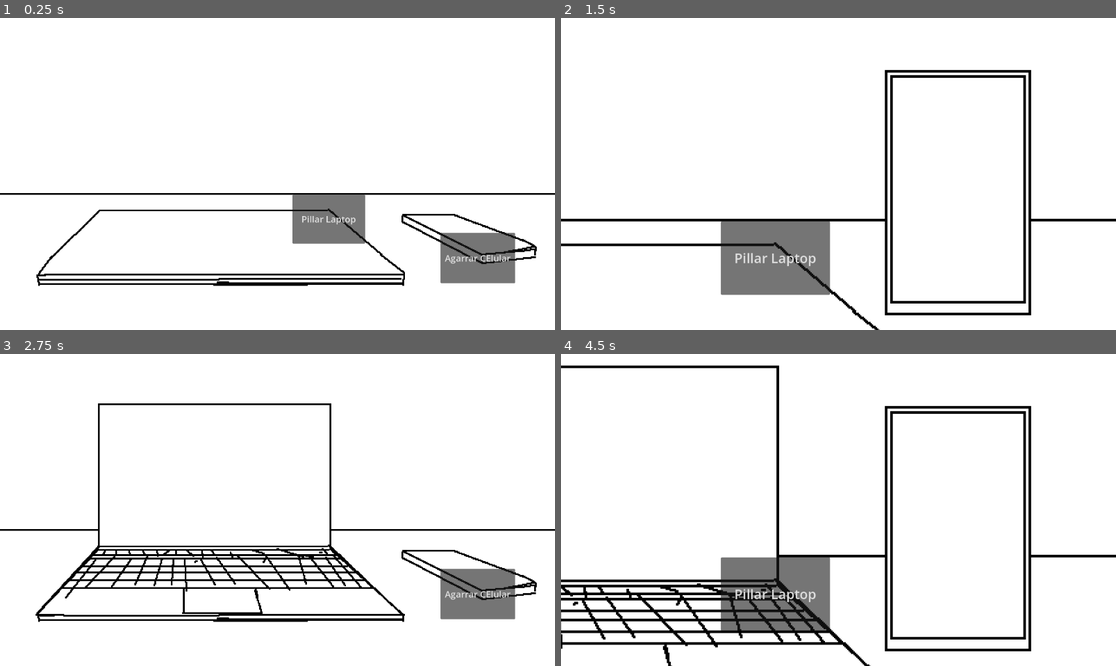
Above: before the commit, frames 1-4 (two rows, left to right).
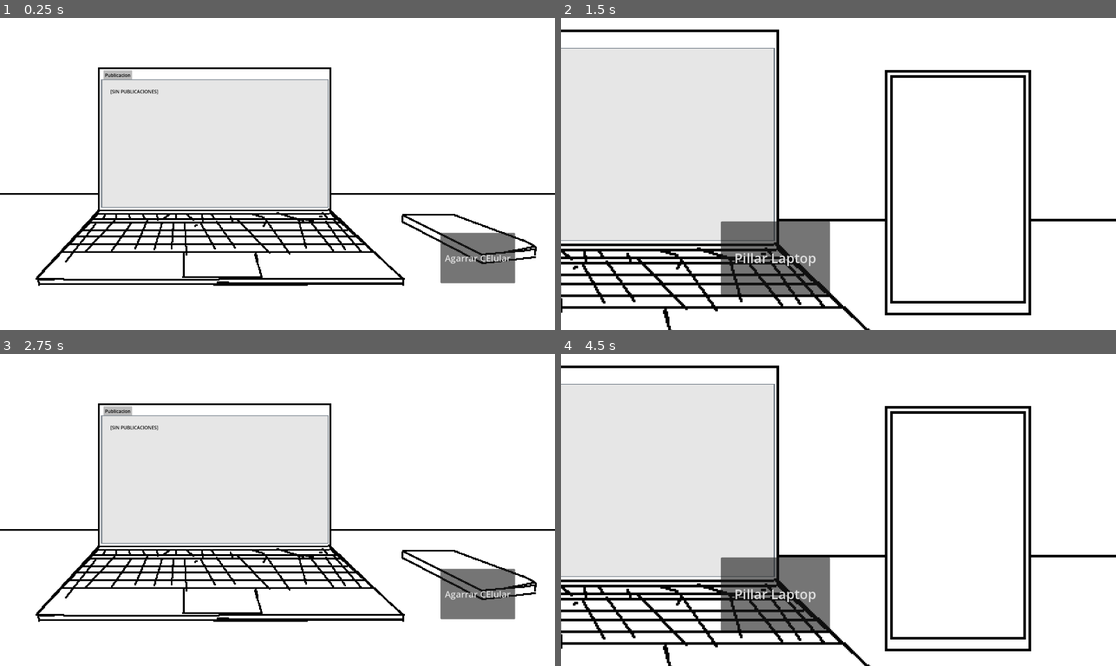
Above: after the commit, the same moments.

Repository: marcosnieto503-ui/JuegoFeriaGamer26-2Poo
Game: Godot game, scene res://Escenas/gameplay.tscn
Two runs of this game, one before a commit and one after it. Both use one fixed random seed, a clock stepped at 60 frames per second and the inputs below. The engine's default icon, where the game draws it, is replaced by a stand-in: a white triangle on a blue panel in a dark square.
Inputs (mouse positions are in pixels of both pictures, inside the frame that each line leads up to):
- Up to frame 1 (0.25 s): no input
- Up to frame 2 (1.5 s): click (888, 217) at 0.5 s, where only the run before the commit has a clickable "Pillar Laptop"; click "Agarrar CElular" at 1.25 s
- Up to frame 3 (2.75 s): click "Pillar Laptop" at 2 s
- Up to frame 4 (4.5 s): click "Agarrar CElular" at 2.75 s; click "Pillar Laptop" at 3.5 s; click "Agarrar CElular" at 4.25 s

The runs differ from the first frame. In frame 1, 23% of the frame differs, in the area x 6-73%, y 15-85%; in frame 2, 28%, in the area x 0-58%, y 3-100%; in frame 3, 17%; in frame 4, 23%.

Commit message:
Primer avance en procesamiento de publicacion aceptada

Diff:
--- a/Escenas/gameplay.tscn
+++ b/Escenas/gameplay.tscn
@@ -25,6 +25,23 @@
 "name": &"gameplay_anim",
 "speed": 2.0
 }]
+
+[sub_resource type="StyleBoxFlat" id="StyleBoxFlat_2slyb"]
+bg_color = Color(0.90186185, 0.90186185, 0.90186185, 1)
+border_width_left = 4
+border_width_top = 2
+border_width_right = 4
+border_width_bottom = 2
+border_color = Color(0.4706686, 0.5094141, 0.5482363, 1)
+
+[sub_resource type="StyleBoxFlat" id="StyleBoxFlat_cowoy"]
+content_margin_left = 5.0
+content_margin_right = 5.0
+bg_color = Color(0.7380309, 0.73803085, 0.7380308, 1)
+
+[sub_resource type="StyleBoxEmpty" id="StyleBoxEmpty_dbtjn"]
+content_margin_left = 28.0
+content_margin_top = 28.0
 
 [node name="Gameplay" type="Node2D" unique_id=1380733400]
 script = ExtResource("1_2slyb")
@@ -94,5 +111,24 @@
 theme_override_font_sizes/font_size = 31
 text = "Agarrar CElular"
 
+[node name="Pestañas" type="TabContainer" parent="Laptop" unique_id=1293557002]
+layout_mode = 0
+offset_left = 339.0
+offset_top = 177.0
+offset_right = 1126.0
+offset_bottom = 652.0
+theme_override_colors/font_selected_color = Color(0, 0, 0, 1)
+theme_override_styles/panel = SubResource("StyleBoxFlat_2slyb")
+theme_override_styles/tab_selected = SubResource("StyleBoxFlat_cowoy")
+current_tab = 0
+
+[node name="Publicacion" type="RichTextLabel" parent="Laptop/Pestañas" unique_id=1907623100]
+layout_mode = 2
+theme_override_colors/default_color = Color(0.009317499, 0.009317501, 0.009317499, 1)
+theme_override_constants/line_separation = 0
+theme_override_styles/normal = SubResource("StyleBoxEmpty_dbtjn")
+text = "[SIN PUBLICACIONES]"
+metadata/_tab_index = 0
+
 [connection signal="button_down" from="Celular/ToLaptop" to="." method="_ToLaptop_Pressed"]
 [connection signal="button_down" from="Laptop/ToCelular" to="." method="_ToCelular_Pressed"]
--- a/Escenas/notificacion.tscn
+++ b/Escenas/notificacion.tscn
@@ -13,8 +13,6 @@
 [sub_resource type="StyleBoxEmpty" id="StyleBoxEmpty_avguk"]
 content_margin_top = 5.0
 content_margin_bottom = 5.0
-
-[sub_resource type="NoiseTexture2D" id="NoiseTexture2D_4oaxg"]
 
 [sub_resource type="FastNoiseLite" id="FastNoiseLite_md1ik"]
 
@@ -43,7 +41,6 @@
 custom_minimum_size = Vector2(0, 20)
 layout_mode = 2
 texture_normal = ExtResource("2_8gkj5")
-texture_pressed = SubResource("NoiseTexture2D_4oaxg")
 texture_hover = SubResource("NoiseTexture2D_ixdr4")
 ignore_texture_size = true
 stretch_mode = 0
--- a/Scripts/Publicacion.gd
+++ b/Scripts/Publicacion.gd
@@ -19,6 +19,10 @@
 
 func get_textoNoti():
 	return self._textoNoti
+func get_textoPubli():
+	return self._textoPubli
+func get_tipo():
+	return self._tipo
 
 func addComentario(comentario:Comentario):
 	_comentarios.append(comentario)
--- a/Scripts/Utils.gd
+++ b/Scripts/Utils.gd
@@ -1,8 +1,8 @@
 extends Node
 
+var NOTIFICACION_ACTIVA = false
 @onready var cajaNotis = $/root/Gameplay/Celular/ScrollNotificaciones/CajaNotificaciones
-
-var NOTI_PRESIONABLE : bool = true
+@onready var tabPublicacion = $/root/Gameplay/Laptop/Pestañas/Publicacion
 
 func desactivar_press_notis():
 	for hijo in cajaNotis.get_children():
@@ -10,17 +10,6 @@
 func activar_press_notis():
 	for hijo in cajaNotis.get_children():
 		hijo.activarBoton()
-
-#se hace con un  contador ya qwu puede haber mas d euna noti interactuiando con la variable
-var aceptaNotiEnProceso : int = 0
-
-func bloquear_press_noti():
-	aceptaNotiEnProceso += 1
-func desbloquear_press_noti():
-	aceptaNotiEnProceso -= 1
-
-func noti_es_presionable() -> bool:
-	return aceptaNotiEnProceso <= 0
 
 var PUBLICACIONES :Array[Publicacion] = []
 
@@ -33,6 +22,9 @@
 #ee funciones utiles accesibnles desde todo el proyecto
 const rutaPublis = "res://Recursos/DATA_PUBLICACIONES.txt"
 
+func ingresarPublicacion(publi : Publicacion):
+	tabPublicacion.set_text(publi.get_textoPubli() + "\n\n" + "["+publi.get_tipo()+"]")
+	#NOTIFICACION_ACTIVA = true
 
 func leer_archivo_publi():
 	var ruta = rutaPublis
--- a/Scripts/gameplay.gd
+++ b/Scripts/gameplay.gd
@@ -22,8 +22,10 @@
 
 # Called when the node enters the scene tree for the first time.
 func _ready() -> void:
-	fondo.frame = noFocus
-	pantalla.hide()
+	toLaptop()
+	BotonToLaptop.hide()
+	#fondo.frame = noFocus
+	#pantalla.hide()
 	Utils.leer_archivo_publi()
 
 # Called every frame. 'delta' is the elapsed time since the previous frame.
@@ -36,11 +38,10 @@
 
 func ingresarNotiRandom(): #fuap funcion pa meter notificacion a el telefono
 	var notif = NOTIFICACION.instantiate()
-	#var publi_a_asignar = Utils.PUBLICACIONES.pick_random()
-	var publi_a_asignar = Utils.PUBLICACIONES[0]
+	var publi_a_asignar = Utils.PUBLICACIONES.pick_random()
+	#var publi_a_asignar = Utils.PUBLICACIONES[0]
 	cajaNotif.add_child(notif)
-	notif.asignarTextoNoti(publi_a_asignar.get_textoNoti())
-
+	notif.asignarPubli(publi_a_asignar)
 
 
 func _ToCelular_Pressed() -> void:
--- a/Scripts/notificacion.gd
+++ b/Scripts/notificacion.gd
@@ -2,35 +2,34 @@
 
 @onready var nodoTexto = $VBoxContainer/Texto
 @onready var boton = $"VBoxContainer/Boton Aceptar Noti"
+var PubliAsignada : Publicacion
 
 # Called when the node enters the scene tree for the first time.
 func _ready() -> void:
 	pass # Replace with function body.
 
-
 # Called every frame. 'delta' is the elapsed time since the previous frame.
 func _process(delta: float) -> void:
 	pass
 
-func asignarTextoNoti(notiText:String):
-	nodoTexto.set_text(notiText)
-
 func _on_boton_aceptar_noti_button_down() -> void:
-	print(Utils.aceptaNotiEnProceso)
-	print(Utils.noti_es_presionable())
-	if not Utils.noti_es_presionable():
-		print("este no se va a eliminar")
+	if Utils.NOTIFICACION_ACTIVA:
 		return
-	else:
-		_procesarNoti()
+	_procesarNoti()
 
 func desactivarBoton():
 	boton.set_disabled(true)
 func activarBoton():
 	boton.set_disabled(false)
 
+func asignarPubli(publi : Publicacion):
+	PubliAsignada = publi
+	nodoTexto.set_text(publi.get_textoNoti())
+
 #tesxtear esta mrd q hay un bug bien raro//////////////fdthnsedrgsefgawsefasdgvsdgvsedfgsegf
 func _procesarNoti():
+	Utils.ingresarPublicacion(PubliAsignada)
+	print("NOTIFICACION ACEPTADA")
 	Utils.desactivar_press_notis()
 	var tween = create_tween()
 
